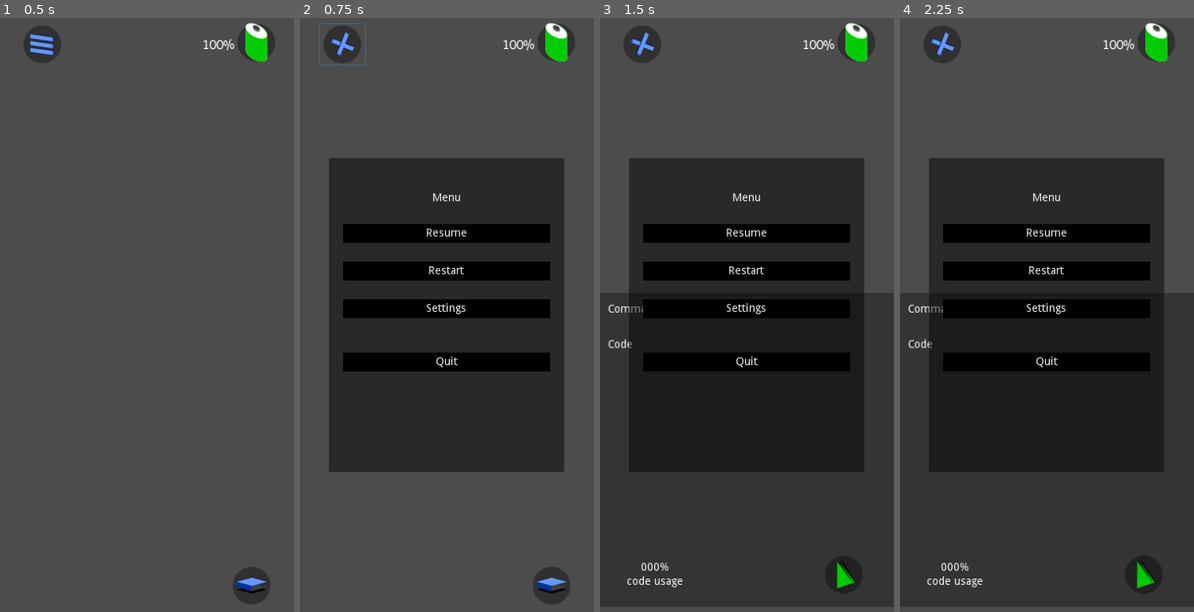
Above: before the commit, frames 1-4 (left to right).
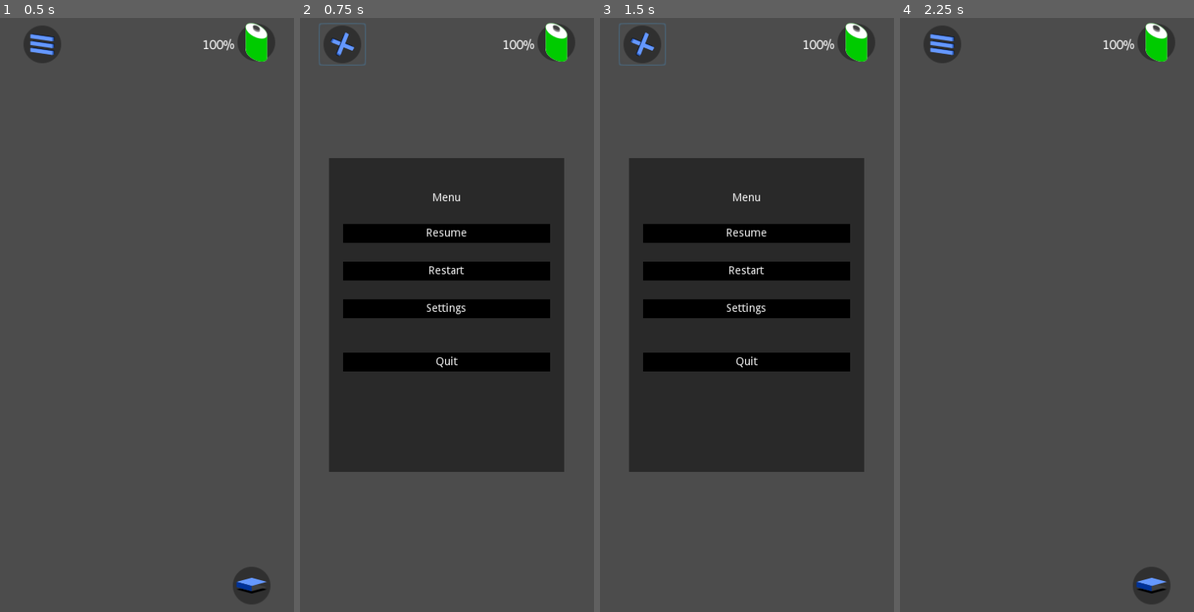
Above: after the commit, the same moments.

Repository: botdenoms/bots
Game: Godot game, scene res://scenes/hud/hud.tscn
Same seed, same stepped clock (60 frames per second), same inputs: the game is played once before the commit and once after it. This scene is started directly instead of the project's main scene.
Inputs (mouse positions are in pixels of both pictures, inside the frame that each line leads up to):
- Up to frame 1 (0.5 s): no input
- Up to frame 2 (0.75 s): click (341, 41) at 0.5 s
- Up to frame 3 (1.5 s): click (852, 588) at 1.27 s
- Up to frame 4 (2.25 s): click "Resume" at 2 s

Frame 1 is identical in both runs. In frame 2, 0.6% of the frame differs, in the area x 79-92%, y 92-99%; in frame 3, 1.1%; in frame 4, 43%, in the area x 2-91%, y 2-97%.

Commit message:
UI: Hud internal functionality implemented

Diff:
--- /dev/null
+++ b/Bots/scenes/hud/cmd.gd
@@ -0,0 +1,15 @@
+extends Button
+
+var _data = null
+
+signal command(data)
+
+func _ready():
+	pass # Replace with function body.
+
+func init_cmd(data):
+	_data = data
+	text = str(data)
+
+func _on_cmd_pressed():
+	emit_signal("command", _data)
--- a/Bots/scenes/hud/cmd.tscn
+++ b/Bots/scenes/hud/cmd.tscn
@@ -1,6 +1,7 @@
-[gd_scene load_steps=2 format=2]
+[gd_scene load_steps=3 format=2]
 
 [ext_resource path="res://arts/ui/placeholder.png" type="Texture" id=1]
+[ext_resource path="res://scenes/hud/cmd.gd" type="Script" id=2]
 
 [node name="cmd" type="Button"]
 margin_right = 102.0
@@ -8,3 +9,6 @@
 text = "command"
 icon = ExtResource( 1 )
 flat = true
+script = ExtResource( 2 )
+
+[connection signal="pressed" from="." to="." method="_on_cmd_pressed"]
--- a/Bots/scenes/hud/editor.gd
+++ b/Bots/scenes/hud/editor.gd
@@ -1,16 +1,72 @@
 extends CanvasLayer
 
+var _code = []
+var _commands = ['Forward', 'Left', 'Right', 'Backward']
 
-# Declare member variables here. Examples:
-# var a = 2
-# var b = "text"
+onready var cmd_ui = preload("res://scenes/hud/cmd.tscn")
+onready var line_ui = preload("res://scenes/hud/line.tscn")
 
+onready var cmd_list = $VBoxContainer/MarginContainer/ColorRect/VBoxContainer/commands/list
+onready var lines = $VBoxContainer/MarginContainer/ColorRect/VBoxContainer/code/lines
 
-# Called when the node enters the scene tree for the first time.
+signal run(code)
+
 func _ready():
-	pass # Replace with function body.
+	build_commands()
+	build_code()
 
+func build_commands():
+	for cmd in _commands:
+		var i = cmd_ui.instance()
+		i.call('init_cmd', cmd)
+		i.connect("command", self, "_add_command")
+		cmd_list.add_child(i)
+		#i.queue_free()
 
-# Called every frame. 'delta' is the elapsed time since the previous frame.
-#func _process(delta):
-#	pass
+func build_code():
+	for c in lines.get_children():
+		c.queue_free()
+	for ln in _code:
+		var i = line_ui.instance()
+		i.call('init_line', ln)
+		i.connect("del", self, "del_line")
+		i.connect("modify_count", self, "units_update")
+		#i.connect("command", self, "_add_command")
+		lines.add_child(i)
+		#i.queue_free()
+
+func _add_command(command):
+	# if comd == last : icrease qty
+	if not _code.empty() and _code[len(_code) - 1]['command'] == command:
+		_code[len(_code) - 1]['units'] += 1
+		build_code()
+		return
+	var line = {}
+	line['no'] = len(_code) + 1
+	line['command'] = command
+	line['units'] = 1
+	# add comd to coded list
+	_code.append(line)
+	build_code()
+
+func units_update(index, value):
+	_code[index]['units'] = value
+	build_code()
+
+func del_line(index):
+	_code.remove(index)
+	var tmp = []
+	var i = 1
+	for l in _code:
+		var line = {}
+		line['no'] = i
+		line['command'] = l['command']
+		line['units'] = l['units']
+		tmp.append(line)
+		i += 1
+	_code.clear()
+	_code = tmp
+	build_code()
+
+func _on_run_pressed():
+	emit_signal("run", [])
--- a/Bots/scenes/hud/editor.tscn
+++ b/Bots/scenes/hud/editor.tscn
@@ -156,3 +156,5 @@
 margin_right = 375.0
 margin_bottom = 812.0
 rect_min_size = Vector2( 0, 30 )
+
+[connection signal="pressed" from="VBoxContainer/MarginContainer/ColorRect/VBoxContainer/actions/run" to="." method="_on_run_pressed"]
--- a/Bots/scenes/hud/hud.gd
+++ b/Bots/scenes/hud/hud.gd
@@ -20,15 +20,21 @@
 	if menu_open:
 		menu_icon.icon = close
 		code.visible = false
+		code.visible = false
+		if editor_open:
+			editor.visible = false
+		#else:
+		#	editor.visible = false
+		#	code.visible = true
 	else:
 		menu_icon.icon = open
 		code.visible = true
-	if editor_open:
-		editor.visible = true
-		code.visible = false
-	else:
-		editor.visible = false
-		code.visible = true
+		if editor_open:
+			editor.visible = true
+			code.visible = false
+		else:
+			editor.visible = false
+			code.visible = true
 
 func _on_menu_pressed():
 	menu_open = !menu_open
@@ -37,3 +43,14 @@
 func _on_code_pressed():
 	editor_open = !editor_open
 	ui_update()
+
+func _on_editor_run(_code):
+	editor_open = false
+	ui_update()
+
+func _on_menu_close(value):
+	if value:
+		# quit option to be worked on
+		pass
+	menu_open = !menu_open
+	ui_update()
--- a/Bots/scenes/hud/hud.tscn
+++ b/Bots/scenes/hud/hud.tscn
@@ -116,3 +116,5 @@
 
 [connection signal="pressed" from="overlays/appbar/menu" to="." method="_on_menu_pressed"]
 [connection signal="pressed" from="overlays/actionbar/code" to="." method="_on_code_pressed"]
+[connection signal="close" from="menu" to="." method="_on_menu_close"]
+[connection signal="run" from="editor" to="." method="_on_editor_run"]
--- /dev/null
+++ b/Bots/scenes/hud/line.gd
@@ -0,0 +1,29 @@
+extends ColorRect
+
+var _data = null
+
+signal modify_count(index, value)
+signal del(index)
+
+func _ready():
+	pass # Replace with function body.
+
+func init_line(data):
+	_data = data
+	update_ui()
+
+func update_ui():
+	$HBoxContainer/line.text = str(_data['no'])
+	$HBoxContainer/command.text = _data['command']
+	$HBoxContainer/units.text = '*' + str(_data['units'])
+
+func _on_reduce_pressed():
+	if _data['units'] == 1:
+		return
+	emit_signal("modify_count", _data['no'] - 1, _data['units'] - 1)
+
+func _on_add_pressed():
+	emit_signal("modify_count", _data['no'] - 1, _data['units'] + 1)
+
+func _on_del_pressed():
+	emit_signal("del", _data['no'] - 1)
--- a/Bots/scenes/hud/line.tscn
+++ b/Bots/scenes/hud/line.tscn
@@ -1,14 +1,17 @@
-[gd_scene load_steps=4 format=2]
+[gd_scene load_steps=6 format=2]
 
 [ext_resource path="res://arts/ui/placeholder.png" type="Texture" id=1]
 [ext_resource path="res://arts/ui/delete.png" type="Texture" id=2]
 [ext_resource path="res://arts/ui/remove.png" type="Texture" id=3]
+[ext_resource path="res://scenes/hud/line.gd" type="Script" id=4]
+[ext_resource path="res://arts/ui/add.png" type="Texture" id=5]
 
 [node name="line" type="ColorRect"]
 margin_right = 355.0
 margin_bottom = 30.0
 rect_min_size = Vector2( 355, 30 )
 color = Color( 1, 1, 1, 0.227451 )
+script = ExtResource( 4 )
 
 [node name="HBoxContainer" type="HBoxContainer" parent="."]
 anchor_right = 1.0
@@ -18,7 +21,7 @@
 margin_bottom = 30.0
 rect_min_size = Vector2( 0, 5 )
 
-[node name="Label" type="Label" parent="HBoxContainer"]
+[node name="line" type="Label" parent="HBoxContainer"]
 margin_left = 4.0
 margin_top = 8.0
 margin_right = 12.0
@@ -42,7 +45,7 @@
 margin_bottom = 30.0
 rect_min_size = Vector2( 0, 20 )
 
-[node name="Label2" type="Label" parent="HBoxContainer"]
+[node name="command" type="Label" parent="HBoxContainer"]
 margin_left = 48.0
 margin_top = 8.0
 margin_right = 125.0
@@ -62,7 +65,7 @@
 icon = ExtResource( 3 )
 flat = true
 
-[node name="Label3" type="Label" parent="HBoxContainer"]
+[node name="units" type="Label" parent="HBoxContainer"]
 margin_left = 212.0
 margin_top = 8.0
 margin_right = 228.0
@@ -73,7 +76,7 @@
 margin_left = 232.0
 margin_right = 268.0
 margin_bottom = 30.0
-icon = ExtResource( 3 )
+icon = ExtResource( 5 )
 flat = true
 
 [node name="flex2" type="HBoxContainer" parent="HBoxContainer"]
@@ -82,7 +85,7 @@
 margin_bottom = 30.0
 size_flags_horizontal = 3
 
-[node name="add2" type="Button" parent="HBoxContainer"]
+[node name="del" type="Button" parent="HBoxContainer"]
 margin_left = 315.0
 margin_right = 351.0
 margin_bottom = 30.0
@@ -94,3 +97,7 @@
 margin_right = 355.0
 margin_bottom = 30.0
 rect_min_size = Vector2( 0, 5 )
+
+[connection signal="pressed" from="HBoxContainer/reduce" to="." method="_on_reduce_pressed"]
+[connection signal="pressed" from="HBoxContainer/add" to="." method="_on_add_pressed"]
+[connection signal="pressed" from="HBoxContainer/del" to="." method="_on_del_pressed"]
--- a/Bots/scenes/hud/menu.gd
+++ b/Bots/scenes/hud/menu.gd
@@ -1,4 +1,15 @@
 extends CanvasLayer
 
+signal close(value)
+
 func _on_resume_pressed():
-	print('clicked')
+	emit_signal("close", false)
+
+func _on_restart_pressed():
+	emit_signal("close", true)
+
+func _on_settings_pressed():
+	print('Working on it!!')
+
+func _on_exit_pressed():
+	print('Working on it!!')
--- a/Bots/scenes/hud/menu.tscn
+++ b/Bots/scenes/hud/menu.tscn
@@ -134,3 +134,6 @@
 rect_min_size = Vector2( 0, 20 )
 
 [connection signal="pressed" from="CenterContainer/ColorRect/MarginContainer/VBoxContainer2/resume" to="." method="_on_resume_pressed"]
+[connection signal="pressed" from="CenterContainer/ColorRect/MarginContainer/VBoxContainer2/restart" to="." method="_on_restart_pressed"]
+[connection signal="pressed" from="CenterContainer/ColorRect/MarginContainer/VBoxContainer2/settings" to="." method="_on_settings_pressed"]
+[connection signal="pressed" from="CenterContainer/ColorRect/MarginContainer/VBoxContainer2/exit" to="." method="_on_exit_pressed"]
